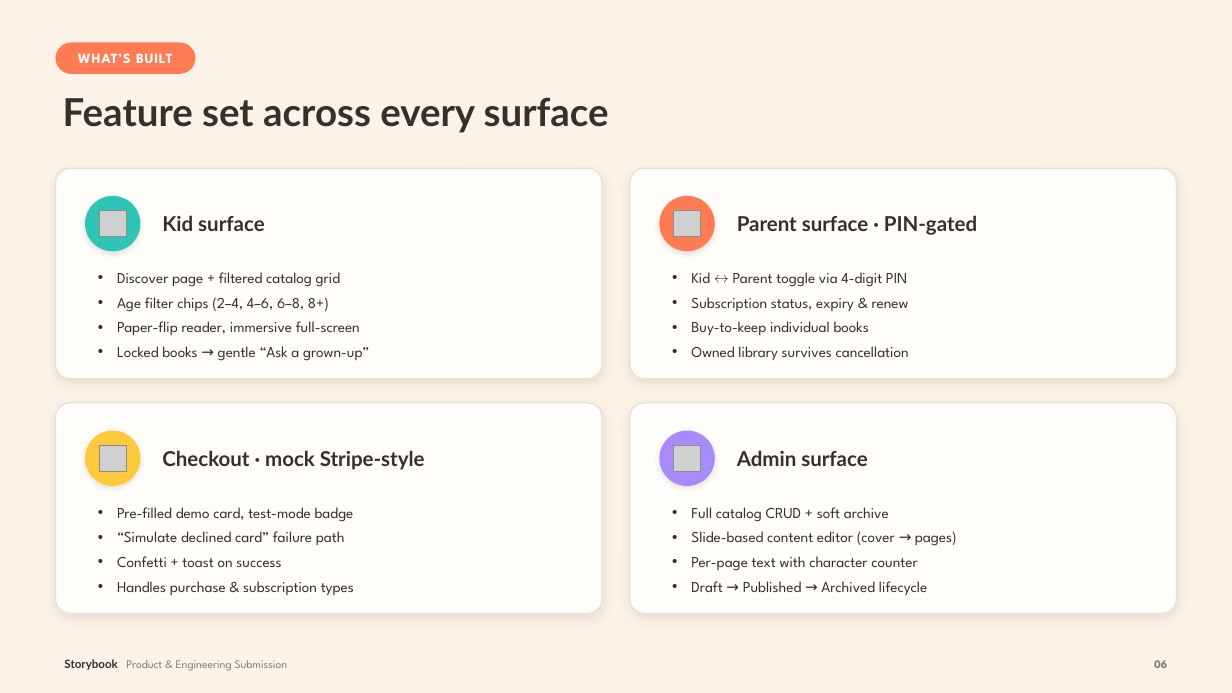
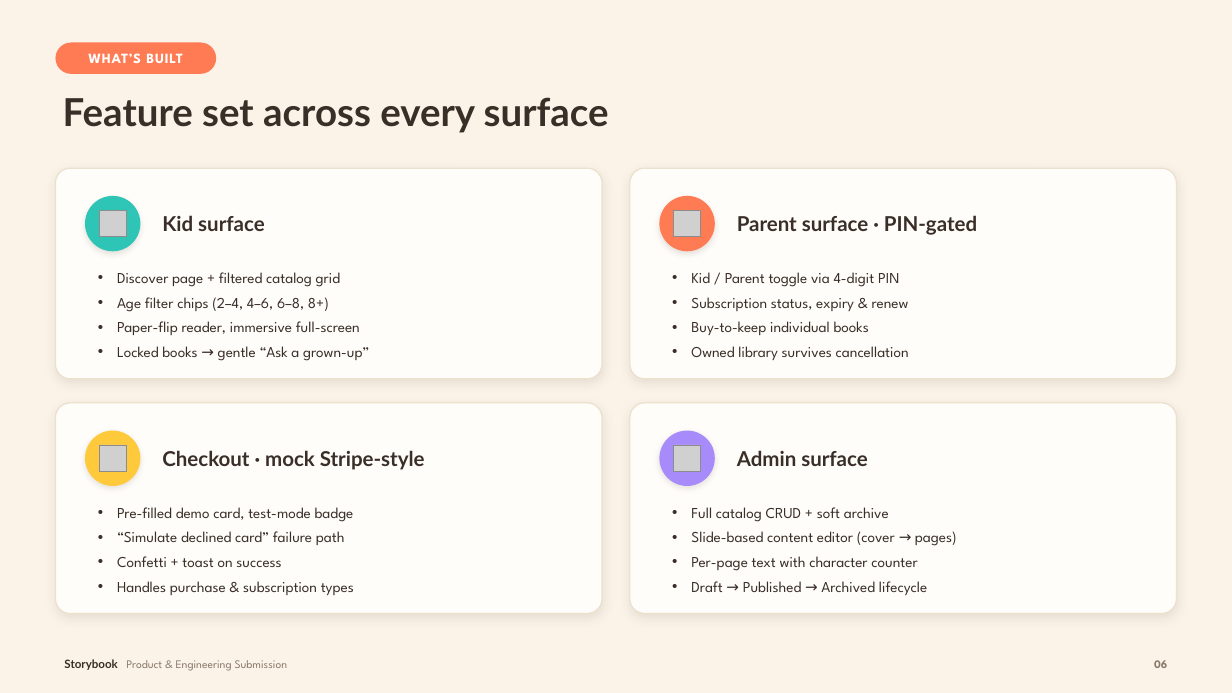
Before and after one commit to rayhanyovi/storybook, a slide deck: slide 6 of deck/Storybook.pptx. Drawn at 1232x693 pixels with LibreOffice and Linux fonts; fonts in the diff are those of the drawing; grey boxes stand for pictures. Boxes give left, top, right and bottom in pixels: in the first picture for what was removed or moved away, otherwise in the second. Text is boxed around its words. In the diff, an @@ line names an element or a change of style, - is before the commit and + after.

```diff
--- a/deck/Storybook.pptx
+++ b/deck/Storybook.pptx
@@ text "WHAT’S BUILT": place and size @@
-text "WHAT’S BUILT" at box(78, 53, 173, 63)
+text "WHAT’S BUILT" at box(88, 53, 183, 63)
@@ rounded rectangle: place and size @@
-rounded rectangle at box(55, 43, 196, 74)
+rounded rectangle at box(55, 43, 216, 74)
@@ text at box(691, 272, 899, 287): text changed @@
-• Kid ↔ Parent toggle via 4-digit PIN
+• Kid / Parent toggle via 4-digit PIN
```
Also in this commit, not shown: 15 other slides changed, 12 other files.
